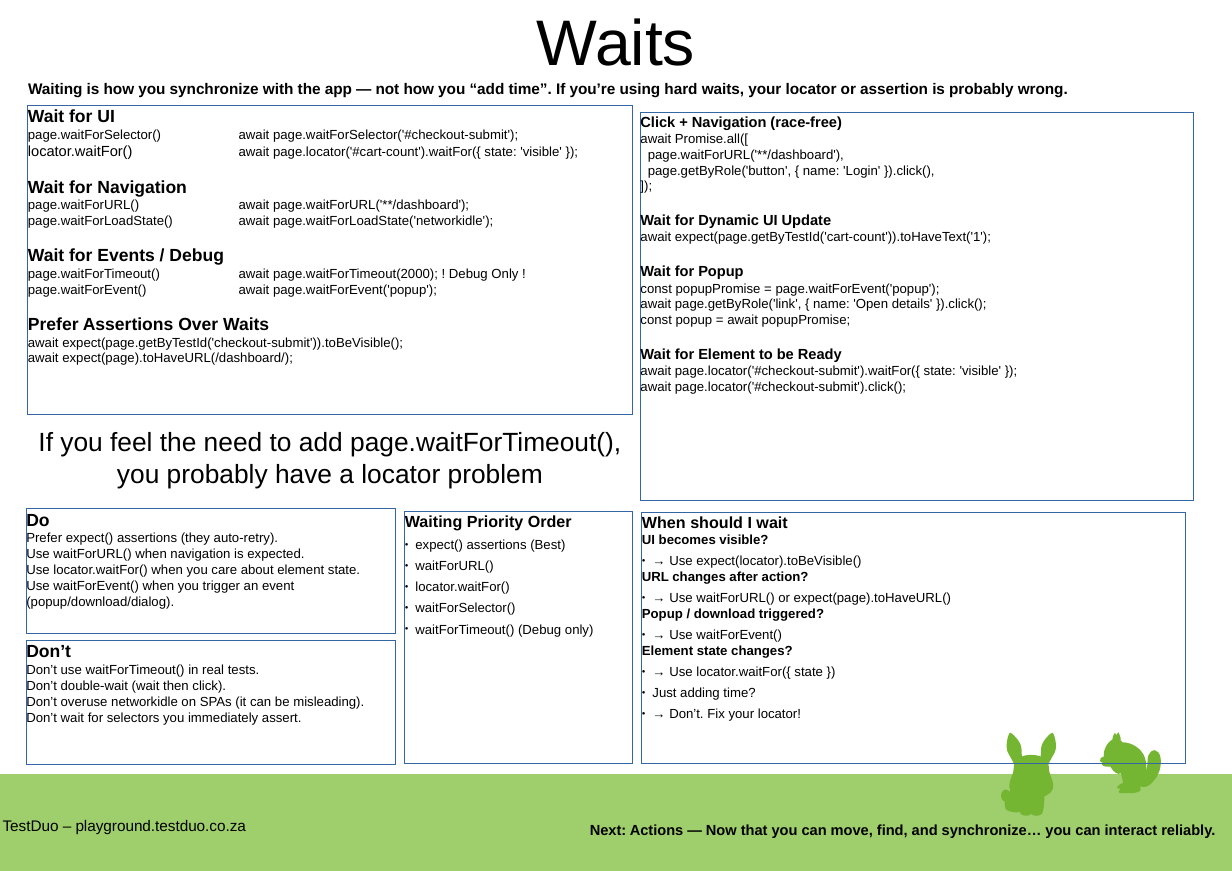
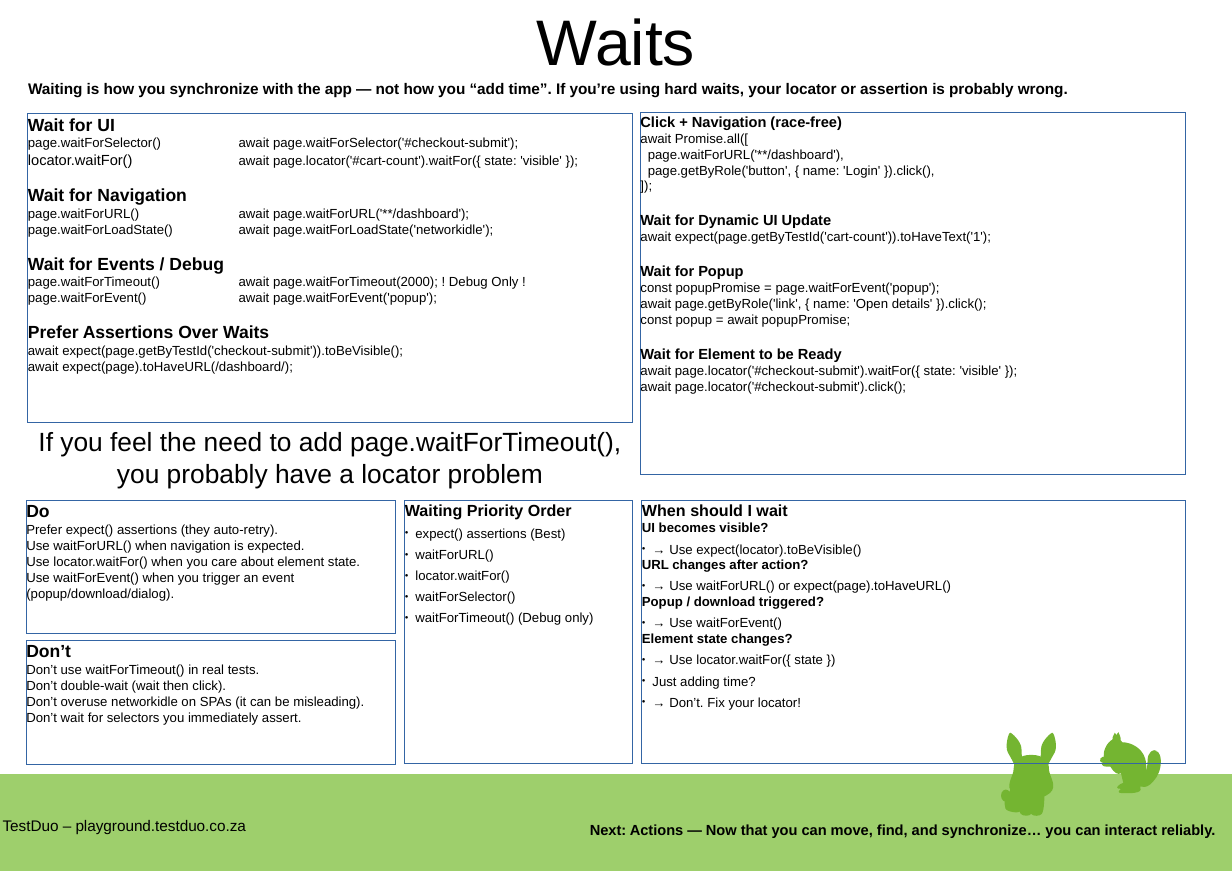
Before and after one commit to MariusSwa/playwright_ts_gitflow, a slide deck: slide 4 of Playwright Complete Cheat Sheet.odp. Drawn at 1232x871 pixels with LibreOffice and Linux fonts; fonts in the diff are those of the drawing. Boxes give left, top, right and bottom in pixels: in the first picture for what was removed or moved away, otherwise in the second. Text is boxed around its words. In the diff, an @@ line names an element or a change of style, - is before the commit and + after.

```diff
--- a/Playwright Complete Cheat Sheet.odp
+++ b/Playwright Complete Cheat Sheet.odp
@@ rectangle "Wait for UI": place and size @@
-rectangle "Wait for UI" at (28,105,632,414)
+rectangle "Wait for UI" at (28,114,632,423)
@@ rectangle "Click + Navigation (race-free)": place and size @@
-rectangle "Click + Navigation (race-free)" at (641,113,1194,501)
+rectangle "Click + Navigation (race-free)" at (641,113,1186,474)
@@ rectangle "Do": place and size @@
-rectangle "Do" at (26,509,395,633)
+rectangle "Do" at (26,501,395,633)
@@ rectangle "Waiting Priority Order": place and size @@
-rectangle "Waiting Priority Order" at (405,512,632,764)
+rectangle "Waiting Priority Order" at (405,501,632,764)
@@ rectangle "When should I wait": place and size @@
-rectangle "When should I wait" at (642,512,1186,764)
+rectangle "When should I wait" at (642,501,1186,764)
```
Also in this commit, not shown: 24 other files.
